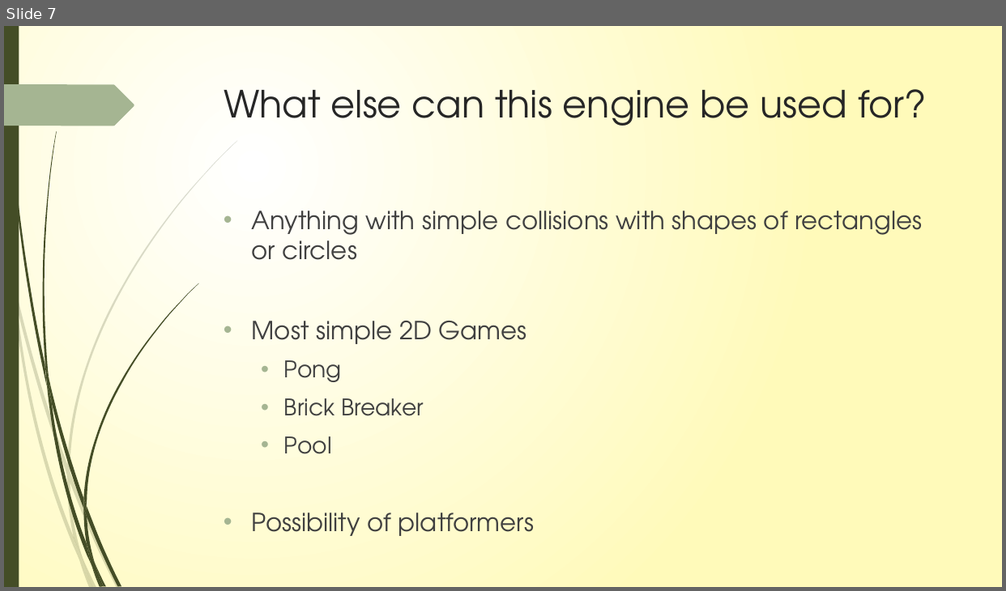
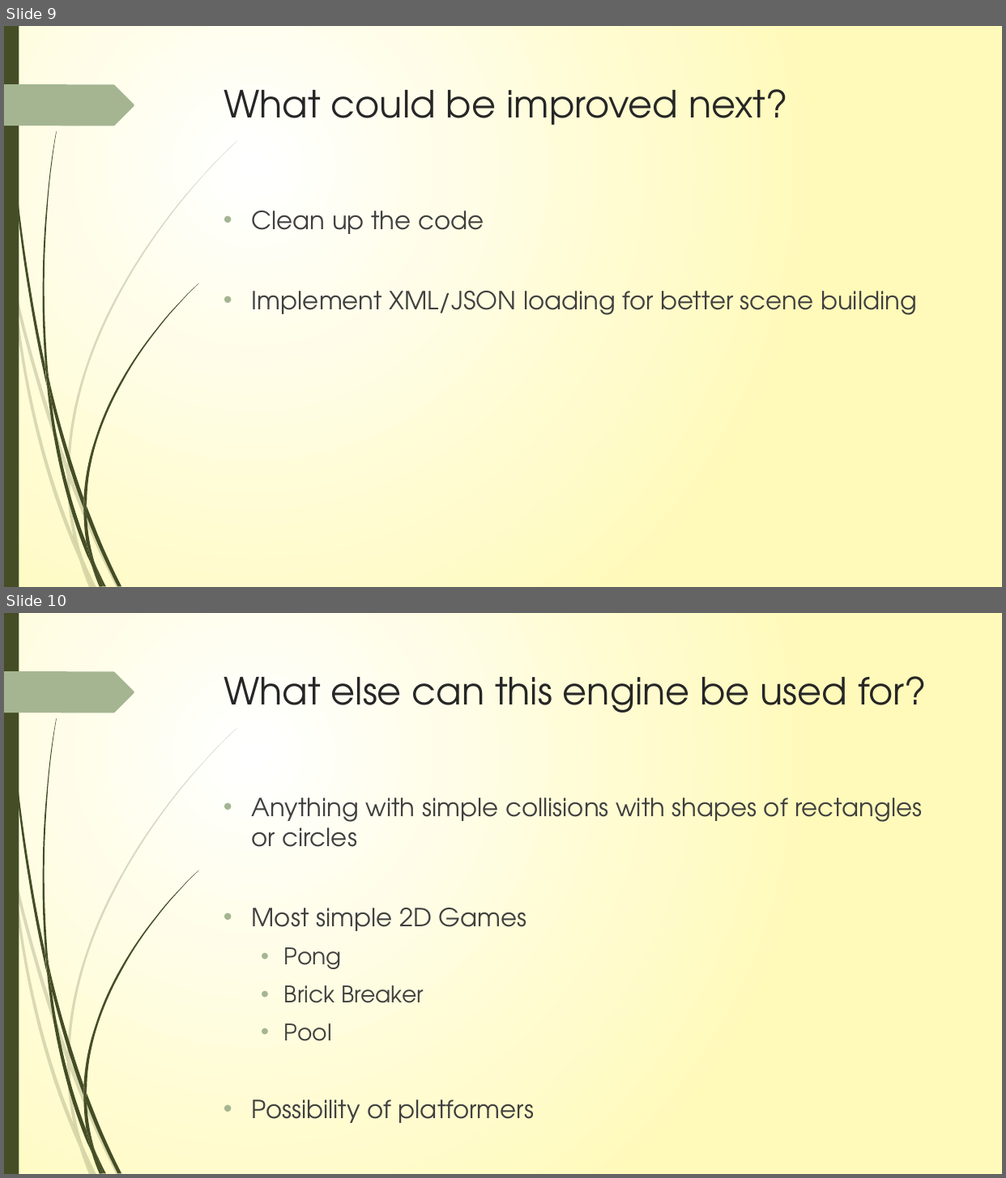
Before and after one commit to Pack-Mules/GameEngineDev, a slide deck: GolfGreens/Docs/Pack Mules Game Engine Presentation.pptx. Shown one above the other, each under a label of ours: slide 7 before the commit, slides 9 and 10 after it. The pictures are 1006x591 and 1006x1178 pixels, drawn with LibreOffice and Linux fonts; fonts in the diff are those of the drawing. Boxes give left, top, right and bottom in pixels: in the first picture for what was removed or moved away, otherwise in the second. Text is boxed around its words. In the diff, an @@ line names an element or a change of style, - is before the commit and + after.

```diff
--- a/GolfGreens/Docs/Pack Mules Game Engine Presentation.pptx
+++ b/GolfGreens/Docs/Pack Mules Game Engine Presentation.pptx
@@ slide 9 added at (4, 26, 1002, 587), background gradient #FFFFFF to #FFFABB; not listed: 24 template elements that a slide beside it also shows @@
@@ title added at (224, 89, 787, 125), 36 pt, text #262626 @@
+What could be improved next?
@@ text added at (252, 211, 917, 315), 24 pt, text #404040 @@
+• Clean up the code
+• Implement XML/JSON loading for better scene building
@@ what was slide 7 is now slide 10 @@
```
Also in this commit, not shown: 1 slide changed, 2 other slides added, 2 other files.
